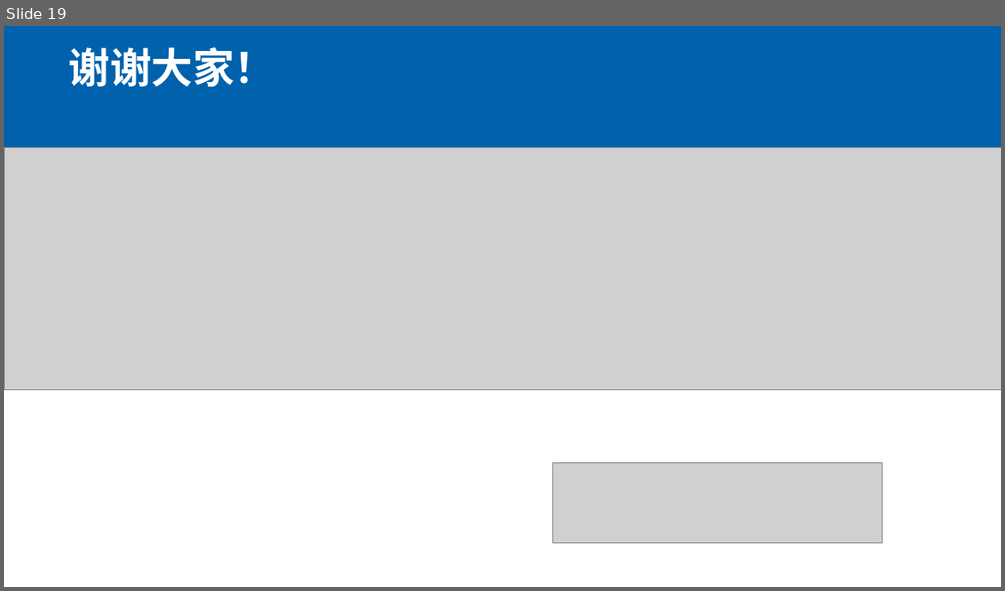
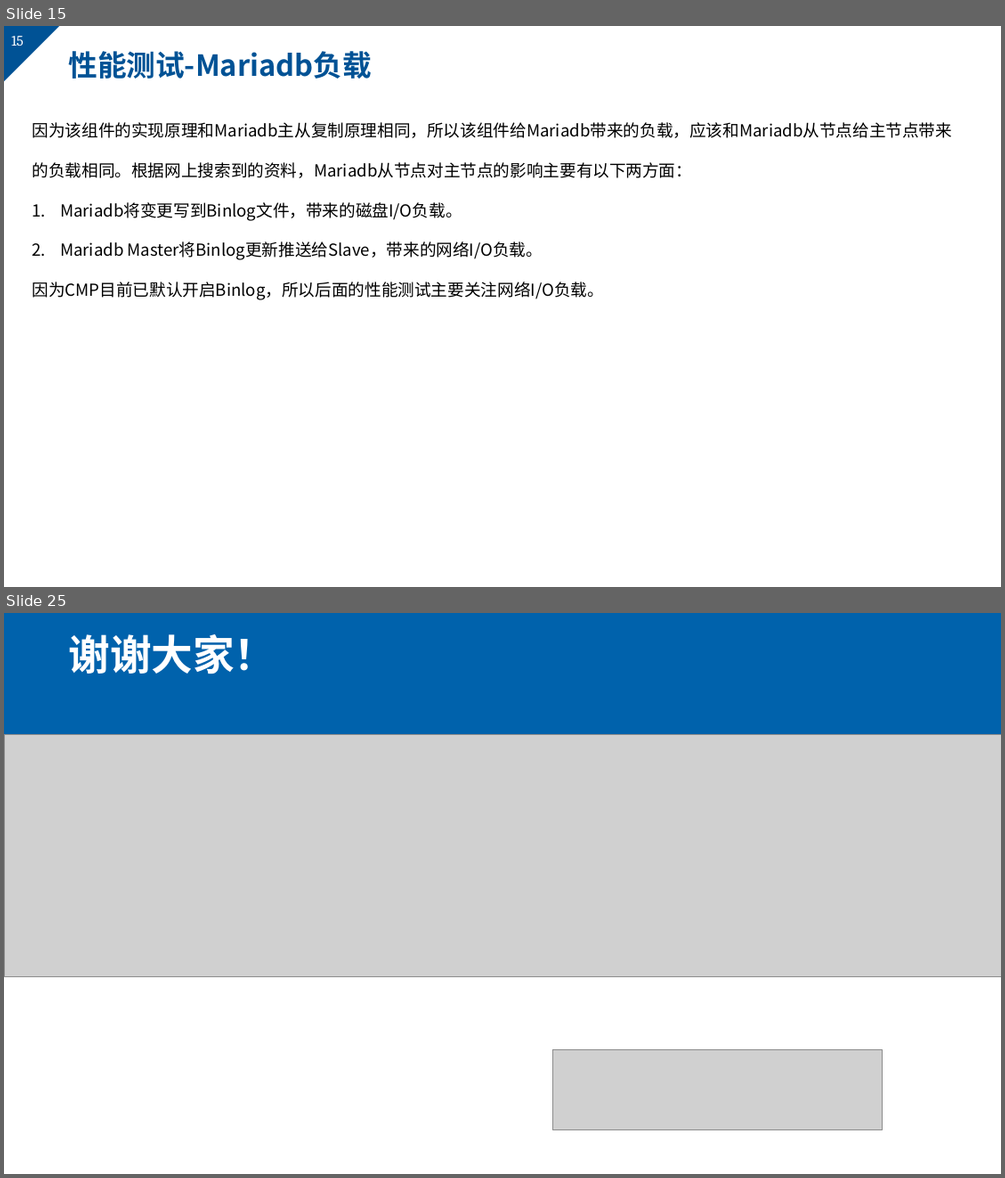
Before and after one commit to markMe1024/coding, a slide deck: MySQL/binlog/后端与UI的webscoket事件机制.pptx. Shown one above the other, each under a label of ours: slide 19 before the commit, slides 15 and 25 after it; the slides between them are not shown. The pictures are 1005x591 and 1005x1178 pixels, drawn with LibreOffice and Linux fonts; fonts in the diff are those of the drawing; grey boxes stand for pictures; background and template pictures are left out. Boxes give left, top, right and bottom in pixels: in the first picture for what was removed or moved away, otherwise in the second. Text is boxed around its words. In the diff, an @@ line names an element or a change of style, - is before the commit and + after.

```diff
--- a/MySQL/binlog/后端与UI的webscoket事件机制.pptx
+++ b/MySQL/binlog/后端与UI的webscoket事件机制.pptx
@@ slide 15 added at [4,26,1001,587], background #FFFFFF; not listed: 2 template elements that a slide beside it also shows @@
@@ title added at [68,51,371,79], 28 pt, text #005295, bold @@
+性能测试-Mariadb负载
@@ text added at [32,122,953,300], 16 pt, text #000000 @@
+因为该组件的实现原理和Mariadb主从复制原理相同，所以该组件给Mariadb带来的负载，应该和Mariadb从节点给主节点带来的负载相同。根据网上搜索到的资料，Mariadb从节点对主节点的影响主要有以下两方面：
+1. Mariadb将变更写到Binlog文件，带来的磁盘I/O负载。
+2. Mariadb Master将Binlog更新推送给Slave，带来的网络I/O负载。
+因为CMP目前已默认开启Binlog，所以后面的性能测试主要关注网络I/O负载。
@@ what was slide 19 is now slide 25 @@
```
Also in this commit, not shown: 14 slides changed, 7 other slides added, 2 slides removed.
